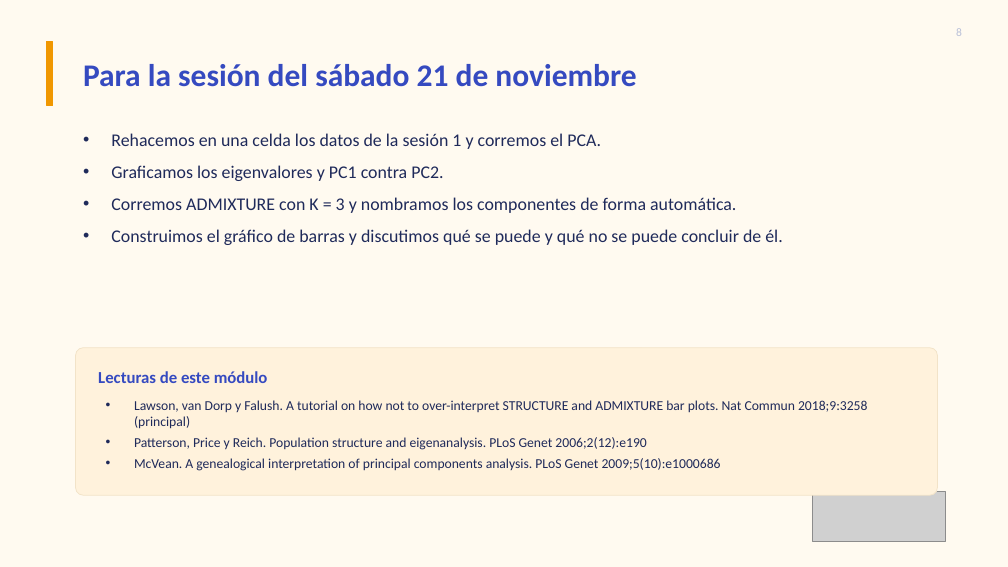
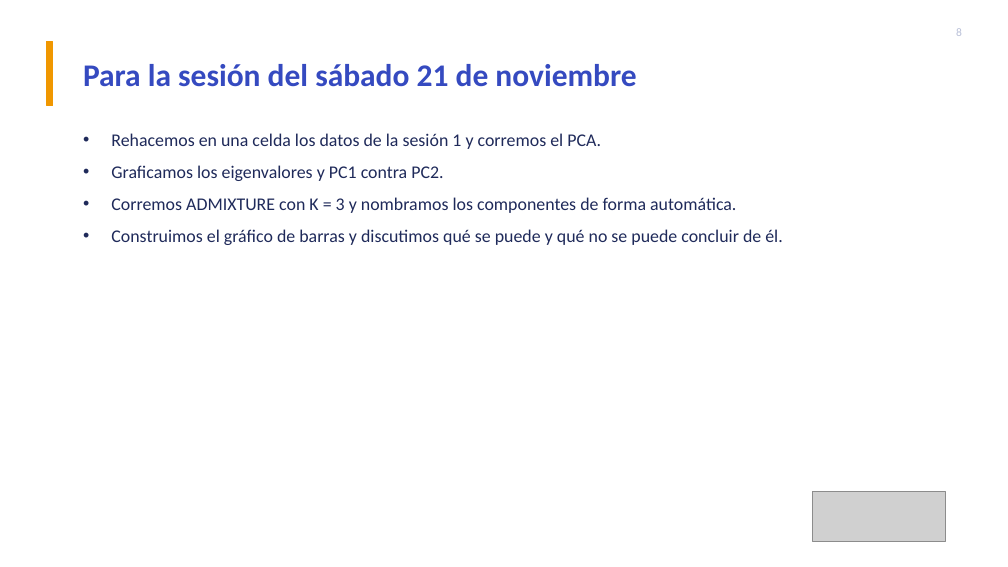
Before and after one commit to YTZ27/curso-ancestria, a slide deck: slide 8 of teoria/Modulo_2_Ancestria_global.pptx. Drawn at 1008x567 pixels with LibreOffice and Linux fonts; fonts in the diff are those of the drawing; grey boxes stand for pictures. Boxes give left, top, right and bottom in pixels: in the first picture for what was removed or moved away, otherwise in the second. Text is boxed around its words. In the diff, an @@ line names an element or a change of style, - is before the commit and + after.

```diff
--- a/teoria/Modulo_2_Ancestria_global.pptx
+++ b/teoria/Modulo_2_Ancestria_global.pptx
@@ background #FFFAF0 to #FFFFFF @@
@@ rounded rectangle removed at (76, 348, 938, 495) @@
@@ text removed at (98, 371, 268, 383) @@
-Lecturas de este módulo
@@ text removed at (134, 400, 867, 471) @@
-• Lawson, van Dorp y Falush. A tutorial on how not to over-interpret STRUCTURE and ADMIXTURE bar plots. Nat Commun 2018;9:3258 (principal)
-• Patterson, Price y Reich. Population structure and eigenanalysis. PLoS Genet 2006;2(12):e190
-• McVean. A genealogical interpretation of principal components analysis. PLoS Genet 2009;5(10):e1000686
```
Also in this commit, not shown: 7 other slides changed, 1 slide added, 3 other files.
